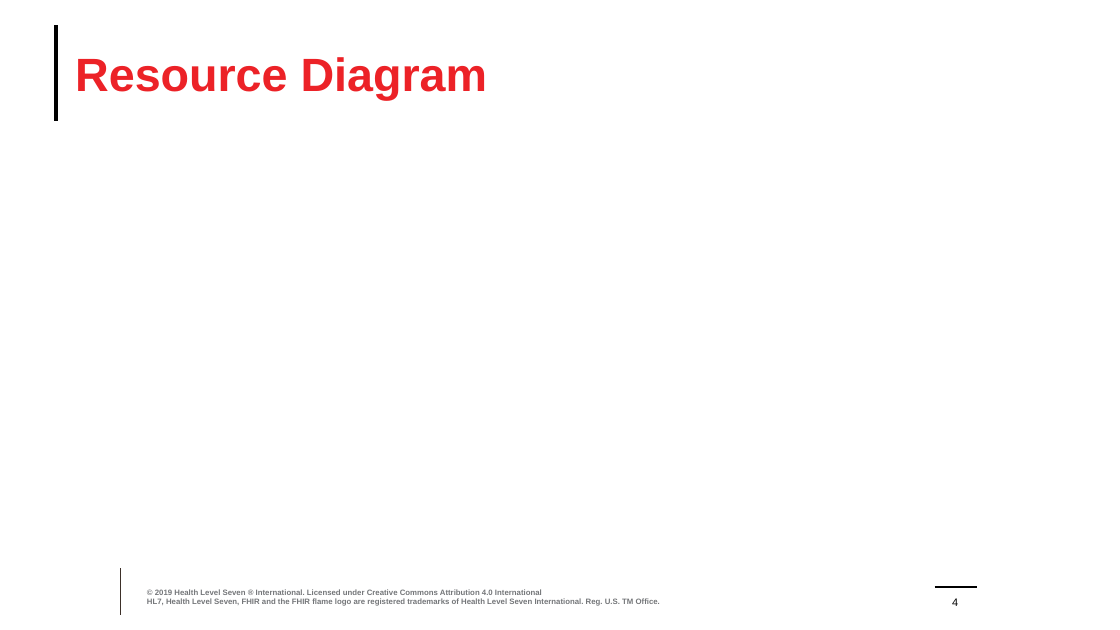
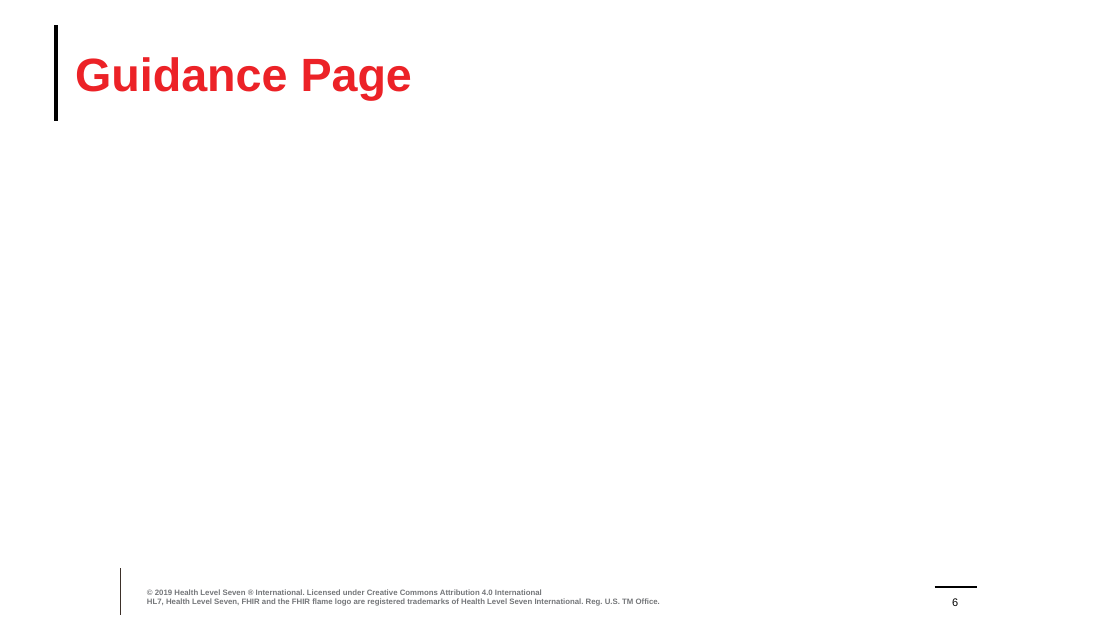
Before and after one commit to HL7/davinci-ra, a slide deck: slide 6 of input/images/Source/Risk Adjustment Images.pptx (slide 4 before the commit). Drawn at 1120x630 pixels with LibreOffice and Linux fonts; fonts in the diff are those of the drawing; background and template pictures are left out. Boxes give left, top, right and bottom in pixels: in the first picture for what was removed or moved away, otherwise in the second. Text is boxed around its words. In the diff, an @@ line names an element or a change of style, - is before the commit and + after.

```diff
--- a/input/images/Source/Risk Adjustment Images.pptx
+++ b/input/images/Source/Risk Adjustment Images.pptx
@@ title at (75,57,412,101): text changed @@
-Resource Diagram
+Guidance Page
@@ page number at (952,598,958,606): text changed @@
-4
+6
```
Also in this commit, not shown: 2 slides added, 1 slide removed.
